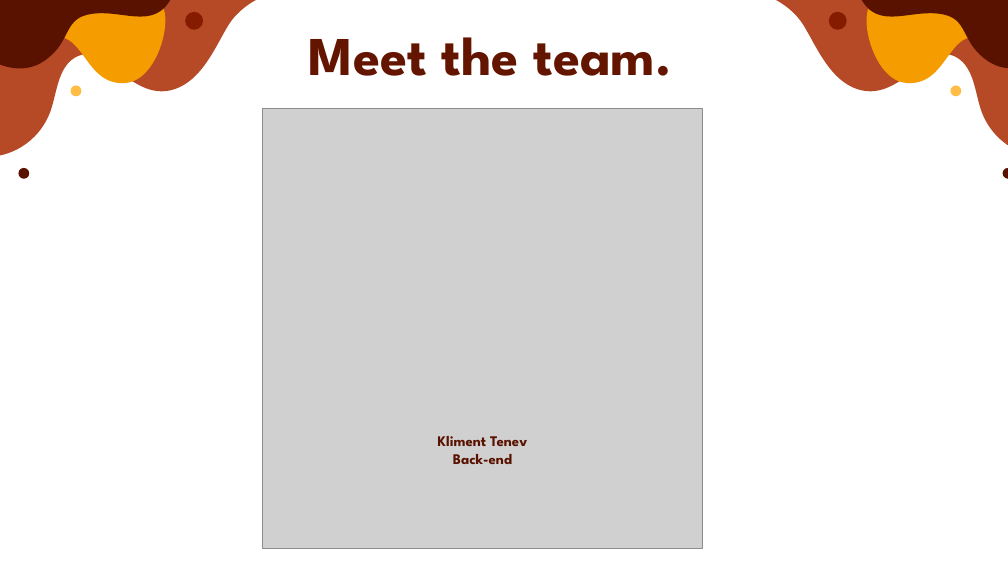
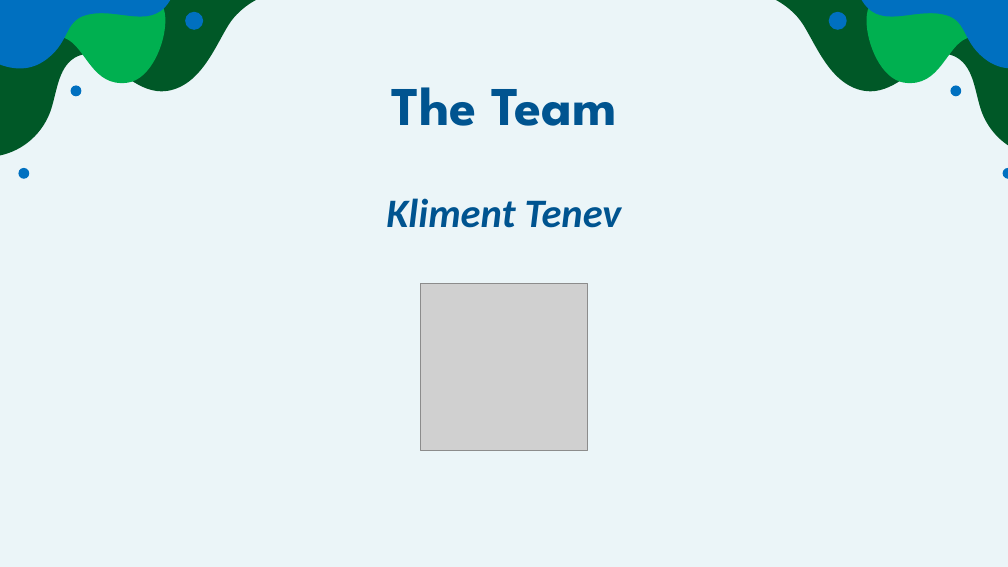
Before and after one commit to codingburgas/2223-otj-10-project-the-car-rental-system-KGTenev20, a slide deck: slide 2 of Presentation.pptx. Drawn at 1008x567 pixels with LibreOffice and Linux fonts; fonts in the diff are those of the drawing; grey boxes stand for pictures. Boxes give left, top, right and bottom in pixels: in the first picture for what was removed or moved away, otherwise in the second. Text is boxed around its words. In the diff, an @@ line names an element or a change of style, - is before the commit and + after.

Commit message:
Update the presentation

```diff
--- a/Presentation.pptx
+++ b/Presentation.pptx
@@ background #FFFFFF to #EBF5F8 @@
@@ freeform shape at (0, 0, 281, 157): fill #B64926 to #005827 @@
@@ freeform shape at (1, 0, 166, 88): fill #F49C00 to #00B050 @@
@@ ellipse at (185, 12, 203, 30): fill #851C00 to #0070C0 @@
@@ freeform shape at (751, 0, 1008, 157): fill #B64926 to #005827 @@
@@ ellipse at (829, 12, 847, 30): fill #851C00 to #0070C0 @@
@@ freeform shape at (867, 0, 1008, 88): fill #F49C00 to #00B050 @@
@@ ellipse at (70, 85, 81, 96): fill #FFBD47 to #0070C0 @@
@@ title at (391, 87, 616, 126): text changed; text colour #641500 to #005490 @@
-Meet the team.
+The Team
@@ ellipse at (951, 85, 961, 96): fill #FFBD47 to #0070C0 @@
@@ fill #591200 to #0070C0 in 4 elements at (0, 0, 175, 68), (18, 168, 29, 178), (856, 0, 1008, 68), (1003, 168, 1008, 178) @@
@@ text added at (386, 198, 622, 228), 38.5 pt, text #005490, bold, italic @@
+Kliment Tenev
@@ picture: place and size @@
-picture at (263, 109, 703, 549)
+picture at (420, 284, 588, 451)
@@ text removed at (438, 436, 527, 464) @@
-Kliment Tenev
-Back-end
```
Also in this commit, not shown: 5 other slides changed, 1 slide removed.
